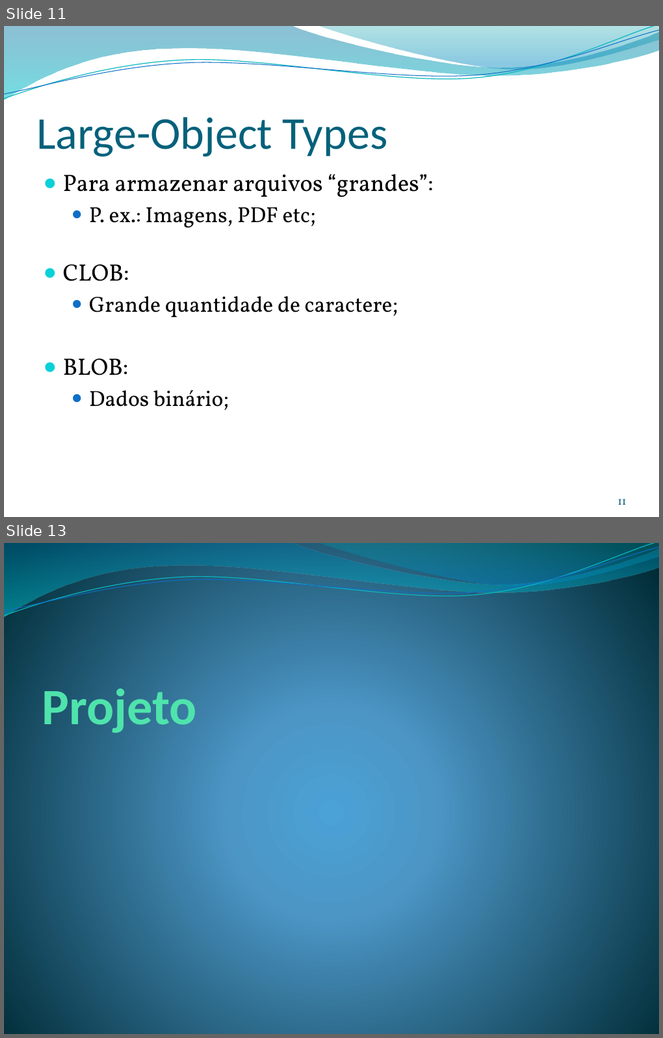
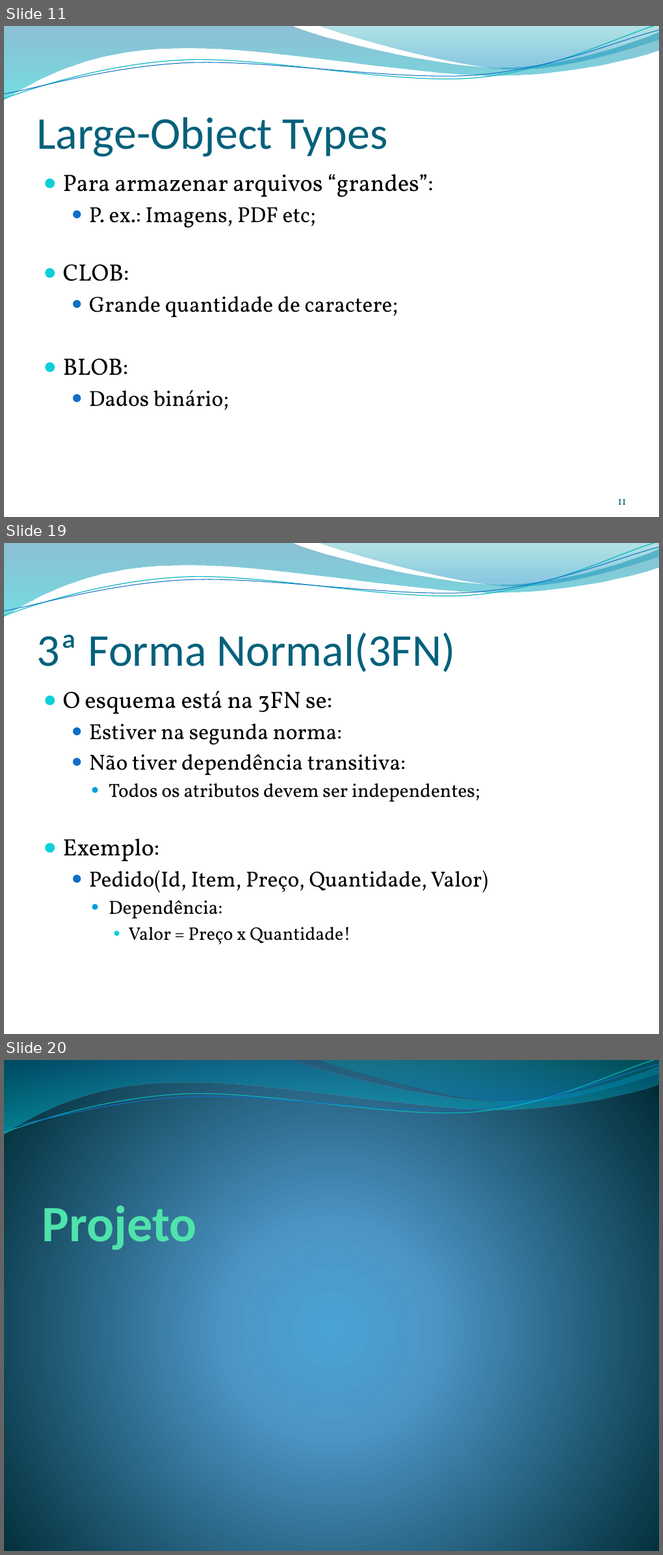
Before and after one commit to leonardopordeus/BD, a slide deck: Aula02.pptx. Shown one above the other, each under a label of ours: slides 11 and 13 before the commit, slides 11, 19 and 20 after it; the slides between them are not shown. The pictures are 663x1038 and 663x1555 pixels, drawn with LibreOffice and Linux fonts; fonts in the diff are those of the drawing; background and template pictures are left out. Boxes give left, top, right and bottom in pixels: in the first picture for what was removed or moved away, otherwise in the second. Text is boxed around its words. In the diff, an @@ line names an element or a change of style, - is before the commit and + after.

```diff
--- a/Aula02.pptx
+++ b/Aula02.pptx
@@ slide 19 added at <box>4,543,659,1034</box>, background picture (left out); not listed: 4 template elements that a slide beside it also shows @@
@@ title added at <box>36,633,455,672</box>, 50 pt, text #04617B @@
+3ª Forma Normal(3FN)
@@ text added at <box>63,691,489,945</box>, 24 pt, text #000000 @@
+● O esquema está na 3FN se:
+  ● Estiver na segunda norma:
+  ● Não tiver dependência transitiva:
+    ● Todos os atributos devem ser independentes;
+● Exemplo:
+  ● Pedido(Id, Item, Preço, Quantidade, Valor)
+    ● Dependência:
+      ● Valor = Preço x Quantidade!
@@ what was slide 13 is now slide 20 @@
```
Also in this commit, not shown: 6 other slides added, 1 other file.
